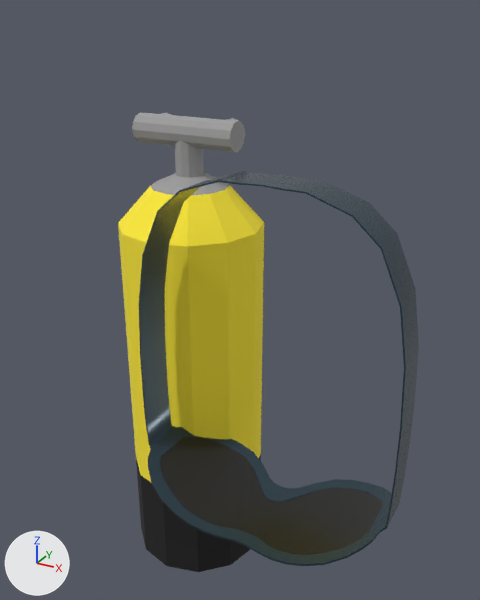
The glTF model src/assets/models/items/scubaSet.glb as it was, and as the next commit left it.
Both versions are drawn from a camera (50 mm lens) standing at (0.651, -1.002, 0.303) and looking at (0.115, -0.027, -0.184). The lights are fixed; the arrows at lower left show +X, +Y and +Z. The first picture is the older version.

Before the edit, the objects in view are built like this:
```python
me_glasses25_001 = bpy.data.meshes.new('glasses25.001')
me_glasses25_001.from_pydata(...)  # 352 vertices, 636 faces; spans x -0.0102..0.0102, y -0.0088..0.0175, z -0.0052..0.0048
# faces by material slot: [572, 64]
me_glasses25_001.materials.append(mat_material_037)  # dark blue #2e4452
me_glasses25_001.materials.append(mat_material_016)  # black #2c2c2c
me_node_mesh = bpy.data.meshes.new('Node-Mesh')
me_node_mesh.from_pydata(...)  # 156 vertices, 292 faces; spans x -0.135..0.135, y -0.141..0.129, z -0.781..0.131
# faces by material slot: [54, 48, 190]
me_node_mesh.materials.append(mat_mat23)  # black #191919
me_node_mesh.materials.append(mat_mat12)  # yellow #ffeb38
me_node_mesh.materials.append(mat_mat22)  # grey #a0a0a0
ob_glasses25_001 = bpy.data.objects.new('glasses25.001', me_glasses25_001)
ob_glasses25_001.parent = ob_rootnode
ob_glasses25_001.location = (0.0, 0.0, 0.0)
ob_glasses25_001.scale = (100.0, 100.0, 100.0)
ob_scubaset_node = bpy.data.objects.new('scubaSet:Node', me_node_mesh)
ob_scubaset_node.location = (0.0, 0.0, 0.0)
ob_scubaset_scubagoggles = bpy.data.objects.new('scubaSet:scubaGoggles', None)
ob_scubaset_scubagoggles.location = (0.25, -0.18, -0.3)
ob_scubaset_scubagoggles.rotation_euler = (1.571, 0.0, 0.0)  # degrees (90, 0, 0)
ob_scubaset_scubagoggles.scale = (0.22, 0.22, 0.22)
```
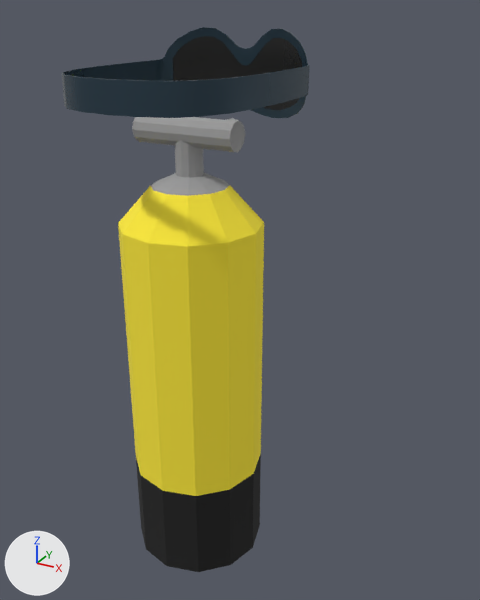
ob_scubaset_scubagoggles is not drawn itself; it is the parent of ob_rootnode.

Changed parts and their boxes [x1, y1, x2, y2] in the pictures (480 x 600 px):
'glasses25.001', moved, turned, rescaled: before [139, 171, 419, 566]; after [62, 27, 310, 118]

Diff of the bpy script that builds the scene:
```diff
--- a/src/assets/models/items/scubaSet.glb.py
+++ b/src/assets/models/items/scubaSet.glb.py
@@ ob_scubaset_scubagoggles @@
 ob_scubaset_scubagoggles = bpy.data.objects.new('scubaSet:scubaGoggles', None)
-ob_scubaset_scubagoggles.location = (0.25, -0.18, -0.3)
-ob_scubaset_scubagoggles.rotation_euler = (1.571, 0.0, 0.0)  # degrees (90, 0, 0)
-ob_scubaset_scubagoggles.scale = (0.22, 0.22, 0.22)
+ob_scubaset_scubagoggles.location = (0.00025, 0.0639, 0.185)
+ob_scubaset_scubagoggles.rotation_euler = (3.142, 0.0, 0.0)  # degrees (180, 0, 0)
+ob_scubaset_scubagoggles.scale = (0.16, 0.16, 0.16)
```
